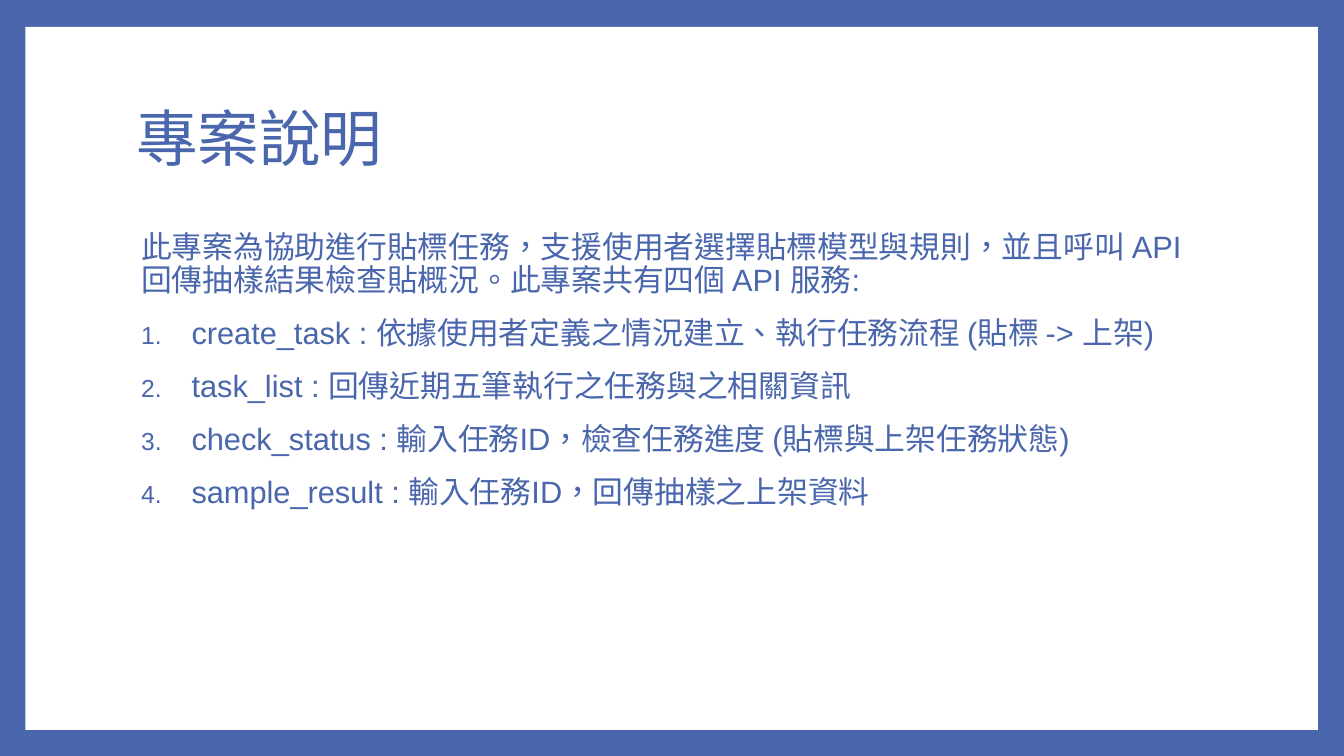
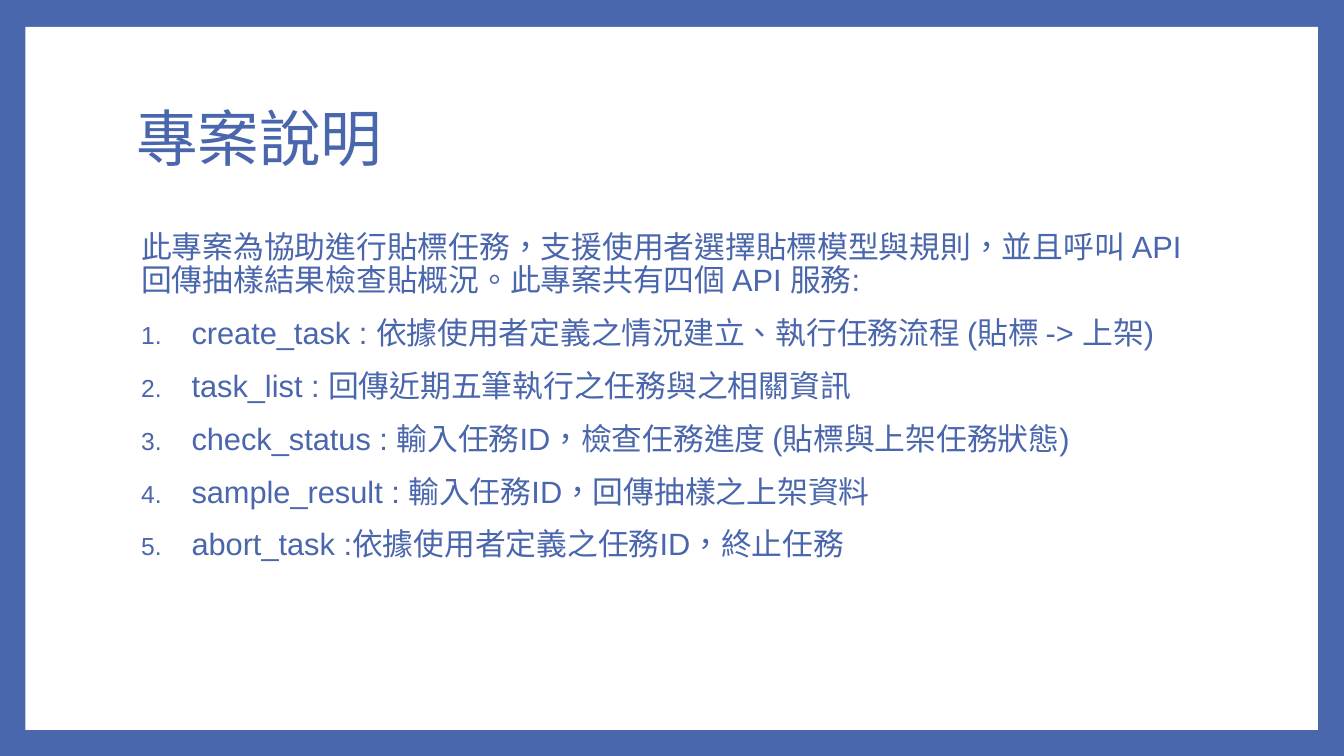
Before and after one commit to ychuang789/labelapi, a slide deck: slide 3 of AudienceAPI_v2.1.pptx. Drawn at 1344x756 pixels with LibreOffice and Linux fonts; fonts in the diff are those of the drawing. Boxes give left, top, right and bottom in pixels: in the first picture for what was removed or moved away, otherwise in the second. Text is boxed around its words. In the diff, an @@ line names an element or a change of style, - is before the commit and + after.

```diff
--- a/AudienceAPI_v2.1.pptx
+++ b/AudienceAPI_v2.1.pptx
@@ text at box(192, 531, 845, 561): paragraph added @@
+5. abort_task :依據使用者定義之任務ID，終止任務
```
Also in this commit, not shown: 2 other slides changed, 3 other files.
